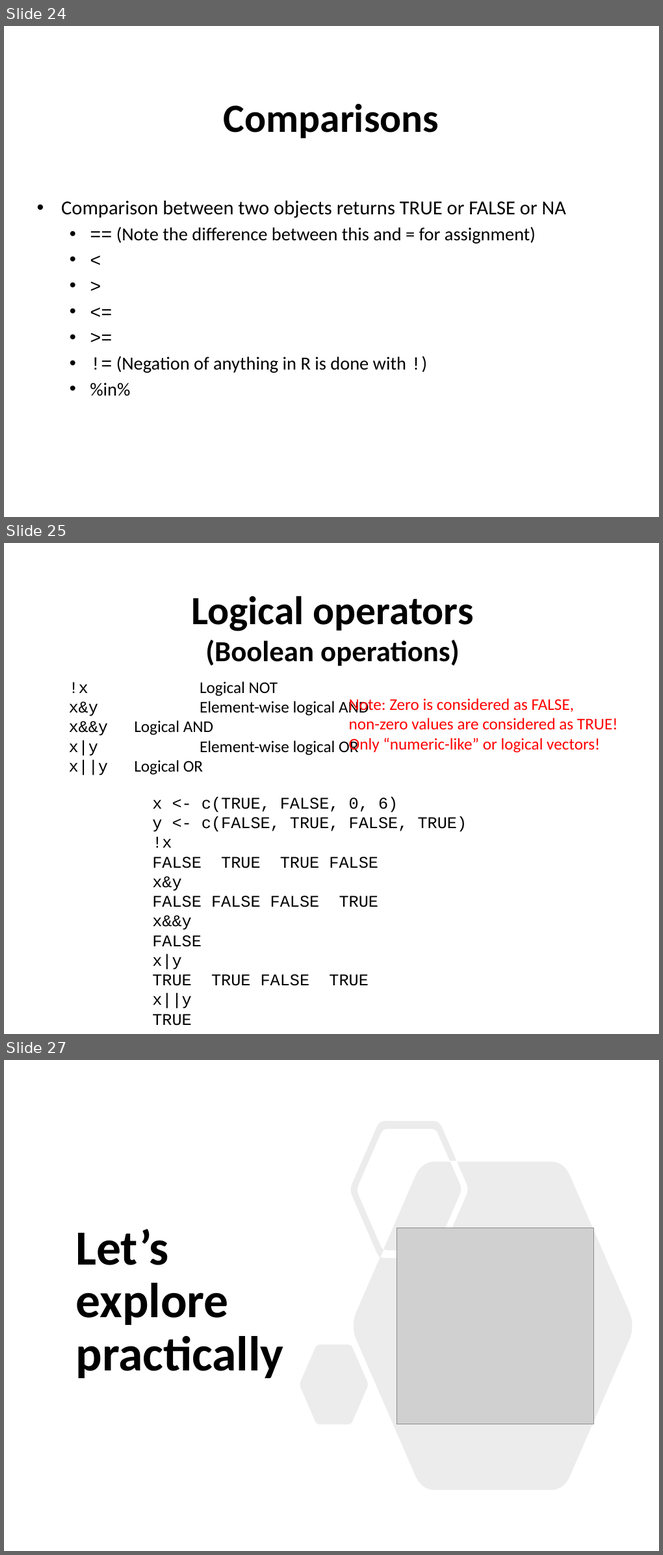
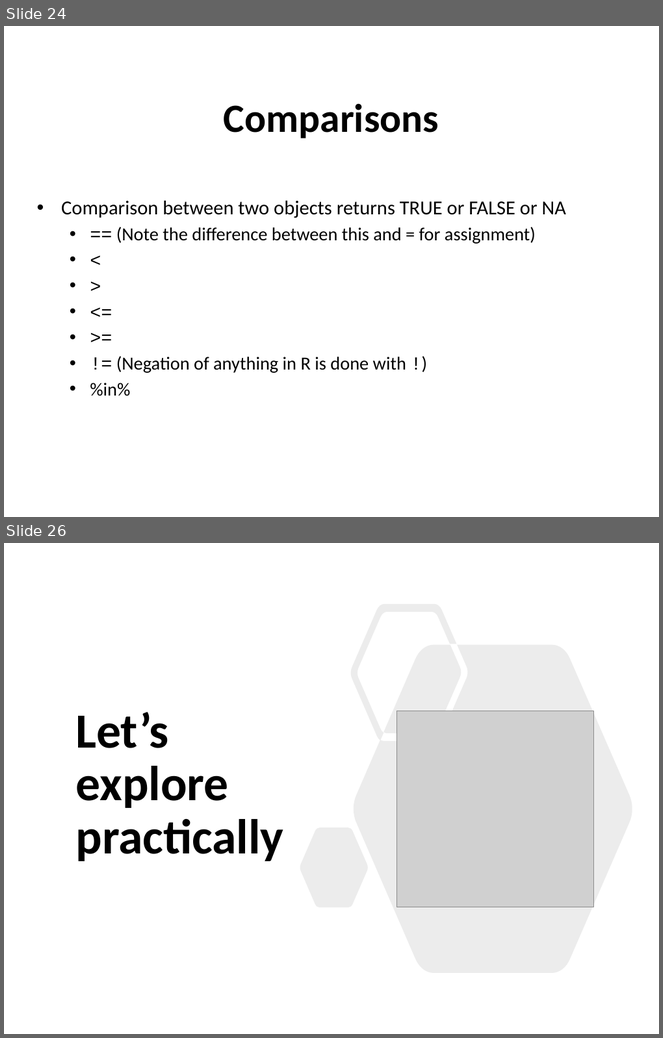
Before and after one commit to sraorao/MSD_R_course_HT2022, a slide deck: powerpoint/Session1.pptx. Shown one above the other, each under a label of ours: slides 24, 25 and 27 before the commit, slides 24 and 26 after it; the slides between them are not shown. The pictures are 663x1555 and 663x1038 pixels, drawn with LibreOffice and Linux fonts; fonts in the diff are those of the drawing; grey boxes stand for pictures. Boxes give left, top, right and bottom in pixels: in the first picture for what was removed or moved away, otherwise in the second. Text is boxed around its words. In the diff, an @@ line names an element or a change of style, - is before the commit and + after.

```diff
--- a/powerpoint/Session1.pptx
+++ b/powerpoint/Session1.pptx
@@ slide 25 removed at <box>4,543,659,1034</box>, background #FFFFFF @@
@@ text removed at <box>191,596,474,666</box> @@
-Logical operators
-(Boolean operations)
@@ text removed at <box>69,681,369,775</box> @@
-!x Logical NOT
-x&y Element-wise logical AND
-x&&y Logical AND
-x|y Element-wise logical OR
-x||y Logical OR
@@ text removed at <box>349,698,618,753</box> @@
-Note: Zero is considered as FALSE,
-non-zero values are considered as TRUE!
-Only “numeric-like” or logical vectors!
@@ text removed at <box>152,797,467,1026</box> @@
-x <- c(TRUE, FALSE, 0, 6)
-y <- c(FALSE, TRUE, FALSE, TRUE)
-!x
-FALSE TRUE TRUE FALSE
-x&y
-FALSE FALSE FALSE TRUE
-x&&y
-FALSE
-x|y
-TRUE TRUE FALSE TRUE
-x||y
-TRUE
@@ what was slide 27 is now slide 26 @@
```
Also in this commit, not shown: 4 slides changed, 3 other files.
